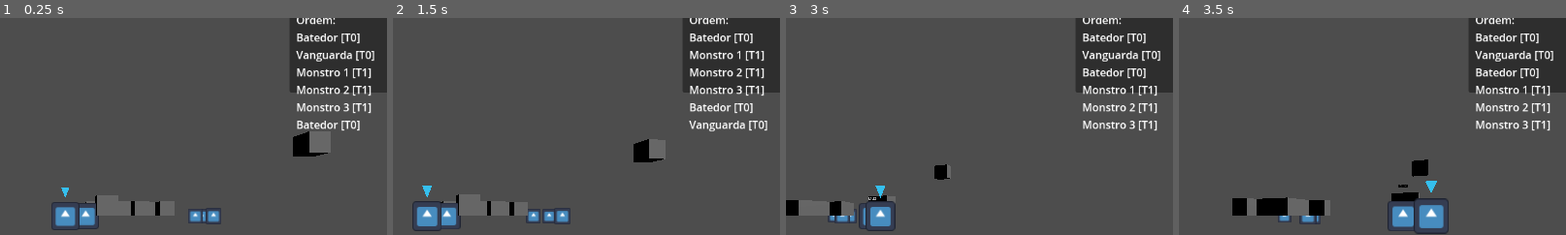
Above: before the commit, frames 1-4 (left to right).
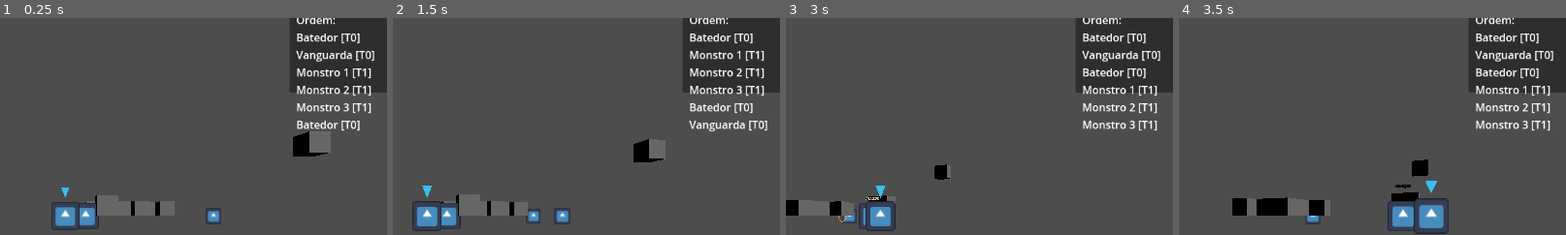
Above: after the commit, the same moments.

Repository: andrecc2507/JOGO
Game: Godot game, scene res://scene/main.tscn
Same seed, same stepped clock (60 frames per second), same inputs: the game is played once before the commit and once after it. The engine's default icon, where the game draws it, is replaced by a stand-in: a white triangle on a blue panel in a dark square.
Inputs (mouse positions are % of the whole screen's width and height, from its top left):
- Up to frame 1 (0.25 s): no input
- Up to frame 2 (1.5 s): click (96, 94) at 0.5 s; tap Enter at 1.25 s; move the mouse to (45, 70) at 1.27 s; hold W from 1.28 s (still down); hold Q from 1.28 s (still down); click (45, 70) at 1.42 s
- Up to frame 3 (3 s): move the mouse to (80, 65) at 2.02 s; release Q at 2.03 s; tap E at 2.1 s; click (80, 65) at 2.17 s; tap Space at 2.75 s; move the mouse to (20, 35) at 2.77 s; release W at 2.78 s; hold A from 2.78 s (still down); tap R at 2.85 s; click (20, 35) at 2.92 s
- Up to frame 4 (3.5 s): keep holding A
The pictures show only the part of the screen within x 42-92%, y 4-54%; the shares and areas given below are measured in that part.

The runs differ from the first frame. In frame 1, 0.3% of the frame differs, in the area x 48-54%, y 87-95%; in frame 2, 0.2%; in frame 3, 0.2%; in frame 4, 0.2%.

Commit message:
Add fog of war, action markers, and camera focus

Diff:
--- a/scripts/camera/camera_rig.gd
+++ b/scripts/camera/camera_rig.gd
@@ -91,6 +91,18 @@
 	_target_pos.x = pos.x
 	_target_pos.z = pos.z
 	_target_pos = _clamp_to_bounds(_target_pos)
+
+func focus_world(pos: Vector3, snap := false) -> void:
+	center_on_world(pos)
+	if snap:
+		_current_pos = _target_pos
+		_apply_transform(true)
+
+func focus_cell(grid, cell: Vector2i, snap := false) -> void:
+	if grid == null:
+		return
+	var wpos = grid.cell_to_world(cell.x, cell.y)
+	focus_world(wpos, snap)
 
 func nudge_to_world(pos: Vector3, strength: float = 1.0) -> void:
 	var t = clamp(strength, 0.0, 1.0)
--- a/scripts/tactical/tactical_controller.gd
+++ b/scripts/tactical/tactical_controller.gd
@@ -3,7 +3,8 @@
 class_name TacticalController
 
 const MissionGeneratorRef := preload("res://scripts/tactical/mission_generator.gd")
-const CombatFXRef := preload("res://scripts/tactical/combat_fx.gd")
+const COMBAT_FX_PATH := "res://scripts/tactical/combat_fx.gd"
+var CombatFXRef = load(COMBAT_FX_PATH)
 
 enum ActionMode { MOVE, SHOOT, ABILITY }
 var action_mode: int = ActionMode.MOVE
@@ -23,6 +24,7 @@
 var grid: GridData
 var player_units: Array[Unit] = []
 var enemy_units: Array[Unit] = []
+var enemy_ghosts_by_id: Dictionary = {}
 var mission := {}
 var mission_state := {"completed": false, "failed": false, "turns": 0}
 var mission_objective_type := "KILL_ALL"
@@ -144,9 +146,20 @@
 var _status_label: Label
 var _missing_cam_logged: bool = false
 
+# Hints
+var _hint_label: Label
+var _hint_timer: Timer
+var _last_hint_msg := ""
+var _last_hint_time := -10.0
+
 # Turn order UI
 var _turn_panel: Control
 var _turn_label: Label
+
+# Action flash markers
+var caster_ring: MeshInstance3D
+var action_target_ring: MeshInstance3D
+var _action_marker_timer: Timer
 
 func _ready() -> void:
 	_ensure_visuals()
@@ -158,6 +171,7 @@
 	_ensure_fx()
 	_ensure_log_ui()
 	_ensure_status_ui()
+	_ensure_hint_ui()
 	_ensure_turn_order_ui()
 	if _cam == null:
 		_cam = get_node_or_null("../CameraRig/Pivot/Camera3D") as Camera3D
@@ -218,6 +232,7 @@
 	_reach_cost = {}
 	_clear_aoe_preview()
 	_hide_los_visuals()
+	_update_enemy_visibility()
 
 	var camrig = get_node_or_null("../CameraRig")
 	if camrig and camrig.has_method("set_bounds"):
@@ -238,6 +253,11 @@
 		if is_instance_valid(m):
 			m.queue_free()
 	obstacle_mesh.clear()
+
+	for ghost in enemy_ghosts_by_id.values():
+		if is_instance_valid(ghost):
+			ghost.queue_free()
+	enemy_ghosts_by_id.clear()
 
 	if extract_marker:
 		extract_marker.visible = false
@@ -368,10 +388,14 @@
 	_refresh_hotbar(u)
 	_clear_target_overlay()
 	_refresh_ui(u, Vector2i(-999, -999), Vector2i(-999, -999), null, null, _evaluate_ability_target(u, Vector2i(-999, -999)))
+	_update_enemy_visibility()
 
 	var camrig = get_node_or_null("../CameraRig")
-	if camrig and camrig.has_method("center_on_world"):
-		camrig.center_on_world(u.global_position)
+	if camrig:
+		if camrig.has_method("focus_world"):
+			camrig.focus_world(u.global_position)
+		elif camrig.has_method("center_on_world"):
+			camrig.center_on_world(u.global_position)
 
 	_update_active_ring(u)
 	_update_turn_order_ui()
@@ -471,6 +495,7 @@
 			target_ring.visible = false
 		if not _enemy_acted_for_turn:
 			_enemy_acted_for_turn = true
+			_update_enemy_visibility()
 			_enemy_take_turn(act)
 			timeline.force_end_turn()
 			_check_mission_status()
@@ -526,7 +551,7 @@
 	else:
 		cover_indicator.visible = false
 
-	var enemy = _unit_at_cell(target_cell, 1)
+	var enemy = _visible_enemy_at_cell(target_cell)
 	var shot_preview = null
 	if enemy != null:
 		var dist = abs(act.cell.x - enemy.cell.x) + abs(act.cell.y - enemy.cell.y)
@@ -584,6 +609,11 @@
 
 	# Left click
 	if event is InputEventMouseButton and event.pressed and event.button_index == MOUSE_BUTTON_LEFT:
+		if _hover_snap.x >= 0:
+			var ghost = _ghost_at_cell(_hover_snap)
+			if ghost != null:
+				_focus_camera_on_cell(_hover_snap, false)
+				return
 		if not _reach_cost.has(_hover_snap):
 			return
 
@@ -596,9 +626,10 @@
 
 		# Shoot mode (optional: you can set action_mode = SHOOT elsewhere)
 		if action_mode == ActionMode.SHOOT:
-			var enemy = _unit_at_cell(_hover_snap, 1)
+			var enemy = _visible_enemy_at_cell(_hover_snap)
 			if enemy == null:
 				return
+			_focus_camera_on_world(enemy.global_position, false)
 			if _manhattan(act.cell, enemy.cell) <= 1:
 				_try_melee_attack(act, enemy, true)
 			else:
@@ -607,8 +638,9 @@
 			return
 
 		# Move default (attack if clicking enemy)
-		var enemy2 = _unit_at_cell(_hover_snap, 1)
+		var enemy2 = _visible_enemy_at_cell(_hover_snap)
 		if enemy2 != null:
+			_focus_camera_on_world(enemy2.global_position, false)
 			if _manhattan(act.cell, enemy2.cell) <= 1:
 				_try_melee_attack(act, enemy2, true)
 			else:
@@ -642,27 +674,41 @@
 
 	# cooldown / PA
 	if act.cd_left(ability_name) > 0:
+		_hint("Em CD")
 		return
 	if act.pa < cost:
-		return
+		_hint("Sem PA")
+		return
+
+	if target_mode != Abilities.TargetMode.SELF:
+		if grid == null or not grid.in_bounds(cell.x, cell.y):
+			_hint("Alvo inválido")
+			return
 
 	# range check (manhattan)
 	if r > 0:
 		if abs(cell.x - act.cell.x) + abs(cell.y - act.cell.y) > r:
+			_hint("Fora de alcance")
 			return
 
 	# resolve target
 	match target_mode:
 		Abilities.TargetMode.CELL:
+			if _ability_has_effect(a, "dash") and not grid.is_walkable(cell.x, cell.y):
+				_hint("Alvo inválido")
+				return
 			_cast_ability_on_cell(act, a, cell)
 		Abilities.TargetMode.UNIT:
 			var tgt: Unit = _unit_at_cell(cell, 0)
 			if tgt == null:
 				tgt = _unit_at_cell(cell, 1)
 			if tgt == null or not _is_valid_ability_target_unit(act, a, tgt):
+				_hint("Alvo inválido")
 				return
+			_focus_camera_on_world(tgt.global_position, false)
 			_cast_ability_on_unit(act, a, tgt)
 		Abilities.TargetMode.SELF:
+			_focus_camera_on_world(act.global_position, false)
 			_cast_ability_on_unit(act, a, act)
 
 	# spend + cd
@@ -685,6 +731,10 @@
 	_pulse_active_marker()
 
 func _apply_ability_effects_on_cell(caster: Unit, a: Dictionary, cell: Vector2i) -> void:
+	_flash_action_markers(caster.cell, cell)
+	if grid != null:
+		var wpos = grid.cell_to_world(cell.x, cell.y)
+		_notify_combat_fx_at_pos(wpos, String(a.get("name", "ABILITY")))
 	var effects = _ability_effects(a)
 	for effect in effects:
 		var etype = String(effect.get("type", ""))
@@ -792,6 +842,8 @@
 func _apply_ability_effects_on_unit(caster: Unit, target: Unit, a: Dictionary) -> void:
 	if target == null or target.dead:
 		return
+	_flash_action_markers(caster.cell, target.cell)
+	_notify_combat_fx_at_pos(target.global_position, String(a.get("name", "ABILITY")), target)
 	var effects = _ability_effects(a)
 	var hit_success = false
 	for effect in effects:
@@ -897,6 +949,7 @@
 	_build_reach_overlay(_reach_cost)
 	if action_mode == ActionMode.ABILITY:
 		_build_target_overlay_for_ability(act, _selected_ability)
+	_update_enemy_visibility()
 	_check_mission_status()
 
 # ---------------- UI ----------------
@@ -1198,6 +1251,28 @@
 		return null
 	return res
 
+func _focus_camera_on_world(pos: Vector3, snap := false) -> void:
+	var camrig = get_node_or_null("../CameraRig")
+	if camrig == null:
+		return
+	if camrig.has_method("focus_world"):
+		camrig.focus_world(pos, snap)
+	elif camrig.has_method("center_on_world"):
+		camrig.center_on_world(pos)
+
+func _focus_camera_on_cell(cell: Vector2i, snap := false) -> void:
+	if grid == null:
+		return
+	var camrig = get_node_or_null("../CameraRig")
+	if camrig == null:
+		return
+	if camrig.has_method("focus_cell"):
+		camrig.focus_cell(grid, cell, snap)
+	elif camrig.has_method("focus_world"):
+		camrig.focus_world(grid.cell_to_world(cell.x, cell.y), snap)
+	elif camrig.has_method("center_on_world"):
+		camrig.center_on_world(grid.cell_to_world(cell.x, cell.y))
+
 
 # ---------------- Units & movement ----------------
 
@@ -1206,6 +1281,21 @@
 	for u in arr:
 		if u.cell == c:
 			return u
+	return null
+
+func _visible_enemy_at_cell(c: Vector2i) -> Unit:
+	var enemy = _unit_at_cell(c, 1)
+	if enemy != null and not enemy.visible_to_player:
+		return null
+	return enemy
+
+func _ghost_at_cell(c: Vector2i) -> Node3D:
+	for ghost in enemy_ghosts_by_id.values():
+		if ghost == null or not is_instance_valid(ghost):
+			continue
+		var cell = ghost.get_meta("cell", Vector2i(-999, -999))
+		if cell == c:
+			return ghost
 	return null
 
 func _get_zoc_cells(u: Unit) -> Array[Vector2i]:
@@ -1327,12 +1417,18 @@
 	if attacker == null or defender == null:
 		return
 	if _manhattan(attacker.cell, defender.cell) > 1:
+		if attacker.team == 0:
+			_hint("Fora de alcance")
 		return
 	if spend_cost and not attacker.spend_pa(MELEE_COST):
+		if attacker.team == 0:
+			_hint("Sem PA")
 		return
 
 	_update_unit_facing(attacker, attacker.cell, defender.cell)
 	var raw_dmg = _get_base_attack_damage(attacker, true)
+	_flash_action_markers(attacker.cell, defender.cell)
+	_notify_combat_fx_at_pos(defender.global_position, "MELEE", defender)
 	_resolve_attack(attacker, defender, raw_dmg, Damage.DmgType.PIERCING, {
 		"tags": ["MELEE"],
 		"melee": true,
@@ -1342,10 +1438,23 @@
 
 func _try_attack(attacker: Unit, defender: Unit, spend_cost: bool) -> void:
 	if spend_cost and not attacker.spend_pa(SHOOT_COST):
+		if attacker.team == 0:
+			_hint("Sem PA")
+		return
+	var preview = _compute_shot_preview(attacker, defender, {"tags": ["RANGED"]})
+	if not preview.has_los:
+		if attacker.team == 0:
+			_hint("Sem LOS")
+		return
+	if preview.dist > preview.max_range:
+		if attacker.team == 0:
+			_hint("Fora de alcance")
 		return
 
 	_update_unit_facing(attacker, attacker.cell, defender.cell)
 	var raw_dmg = _get_base_attack_damage(attacker, false)
+	_flash_action_markers(attacker.cell, defender.cell)
+	_notify_combat_fx_at_pos(defender.global_position, "ATAQUE", defender)
 	_resolve_attack(attacker, defender, raw_dmg, Damage.DmgType.PIERCING, {"tags": ["RANGED"]})
 	_pulse_active_marker()
 
@@ -1707,6 +1816,75 @@
 			return c
 	return null
 
+func _update_enemy_visibility() -> void:
+	if grid == null:
+		return
+	var now = float(Time.get_ticks_msec()) / 1000.0
+	for enemy in enemy_units:
+		if enemy == null or enemy.dead:
+			continue
+		var visible = _is_enemy_visible_from_players(enemy)
+		if visible:
+			enemy.visible_to_player = true
+			enemy.set_visible_state(true)
+			enemy.mark_seen(enemy.cell, now)
+			_hide_enemy_ghost(enemy)
+		else:
+			enemy.visible_to_player = false
+			enemy.set_visible_state(false)
+			if enemy.last_seen_cell.x >= 0:
+				var ghost = _ensure_enemy_ghost(enemy)
+				_position_enemy_ghost(ghost, enemy.last_seen_cell)
+			else:
+				_hide_enemy_ghost(enemy)
+
+func _is_enemy_visible_from_players(enemy: Unit) -> bool:
+	for u in player_units:
+		if u == null or u.dead:
+			continue
+		if _has_los_between(u.cell, enemy.cell):
+			return true
+	return false
+
+func _has_los_between(a: Vector2i, b: Vector2i) -> bool:
+	var pts = LOS.line(a, b)
+	var blocker = _first_blocker_cell(pts)
+	return blocker == null
+
+func _ensure_enemy_ghost(enemy: Unit) -> MeshInstance3D:
+	var key = enemy.get_instance_id()
+	var ghost = enemy_ghosts_by_id.get(key, null)
+	if ghost == null or not is_instance_valid(ghost):
+		ghost = MeshInstance3D.new()
+		ghost.name = "EnemyGhost_%d" % key
+		ghost.mesh = _make_ghost_mesh()
+		ghost.material_override = _make_ghost_material()
+		ghost.visible = false
+		ghost.rotation = Vector3(-PI / 2.0, 0, 0)
+		ghost.cast_shadow = GeometryInstance3D.SHADOW_CASTING_SETTING_OFF
+		if units_root != null:
+			units_root.add_child(ghost)
+		else:
+			add_child(ghost)
+		enemy_ghosts_by_id[key] = ghost
+	return ghost
+
+func _position_enemy_ghost(ghost: MeshInstance3D, cell: Vector2i) -> void:
+	if ghost == null or grid == null:
+		return
+	var wpos = grid.cell_to_world(cell.x, cell.y)
+	ghost.global_position = wpos + Vector3(0, 0.02, 0)
+	ghost.set_meta("cell", cell)
+	ghost.visible = true
+
+func _hide_enemy_ghost(enemy: Unit) -> void:
+	if enemy == null:
+		return
+	var key = enemy.get_instance_id()
+	var ghost = enemy_ghosts_by_id.get(key, null)
+	if ghost != null and is_instance_valid(ghost):
+		ghost.visible = false
+
 func _update_los_visuals_for_shot(attacker: Unit, defender: Unit) -> void:
 	var pts = LOS.line(attacker.cell, defender.cell)
 	var blocker = _first_blocker_cell(pts)
@@ -1813,7 +1991,7 @@
 	path_mat_risky.albedo_color = Color(1.0, 0.3, 0.2, 0.85)
 
 func _ensure_action_markers() -> void:
-	if active_ring != null and target_ring != null and active_arrow != null:
+	if active_ring != null and target_ring != null and active_arrow != null and caster_ring != null and action_target_ring != null and _action_marker_timer != null:
 		return
 	active_ring = MeshInstance3D.new()
 	active_ring.name = "ActiveRing"
@@ -1841,6 +2019,32 @@
 	target_ring.visible = false
 	target_ring.rotation = Vector3(-PI/2, 0, 0)
 
+	if caster_ring == null:
+		caster_ring = MeshInstance3D.new()
+		caster_ring.name = "CasterRing"
+		add_child(caster_ring)
+		caster_ring.mesh = _make_ring_mesh()
+		caster_ring.material_override = _make_ring_material(Color(0.2, 0.9, 0.4, 0.65))
+		caster_ring.visible = false
+		caster_ring.rotation = Vector3(-PI/2, 0, 0)
+
+	if action_target_ring == null:
+		action_target_ring = MeshInstance3D.new()
+		action_target_ring.name = "ActionTargetRing"
+		add_child(action_target_ring)
+		action_target_ring.mesh = _make_ring_mesh()
+		action_target_ring.material_override = _make_ring_material(Color(1.0, 0.4, 0.25, 0.65))
+		action_target_ring.visible = false
+		action_target_ring.rotation = Vector3(-PI/2, 0, 0)
+
+	if _action_marker_timer == null:
+		_action_marker_timer = Timer.new()
+		_action_marker_timer.name = "ActionMarkerTimer"
+		_action_marker_timer.one_shot = true
+		_action_marker_timer.wait_time = 0.6
+		add_child(_action_marker_timer)
+		_action_marker_timer.timeout.connect(_hide_action_markers)
+
 func _make_ring_mesh() -> Mesh:
 	var torus := TorusMesh.new()
 	torus.outer_radius = 0.42
@@ -1868,6 +2072,18 @@
 		torus.sides = 12
 
 	return torus
+
+func _make_ghost_mesh() -> Mesh:
+	var quad := QuadMesh.new()
+	quad.size = Vector2(0.7, 0.7)
+	return quad
+
+func _make_ghost_material() -> StandardMaterial3D:
+	var mat := StandardMaterial3D.new()
+	mat.shading_mode = BaseMaterial3D.SHADING_MODE_UNSHADED
+	mat.transparency = BaseMaterial3D.TRANSPARENCY_ALPHA
+	mat.albedo_color = Color(0.45, 0.6, 0.9, 0.45)
+	return mat
 
 
 func _make_arrow_mesh() -> Mesh:
@@ -1890,9 +2106,25 @@
 func _ensure_fx() -> void:
 	if fx != null:
 		return
+	if CombatFXRef == null:
+		_log("CombatFX indisponível (%s). FX desativado." % COMBAT_FX_PATH)
+		return
 	fx = CombatFXRef.new()
-	fx.name = "CombatFX"
-	add_child(fx)
+	if fx != null:
+		fx.name = "CombatFX"
+		add_child(fx)
+
+func _notify_combat_fx_at_pos(pos: Vector3, label: String, target: Unit = null) -> void:
+	if fx == null:
+		if label != "":
+			_log(label)
+		return
+	if fx.has_method("spawn_text"):
+		fx.call("spawn_text", label, pos)
+	elif fx.has_method("spawn_floating_text"):
+		fx.spawn_floating_text(label, pos, Color(1.0, 0.9, 0.6, 1.0))
+	if target != null and fx.has_method("flash_target"):
+		fx.call("flash_target", target)
 
 func _ensure_log_ui() -> void:
 	var ui = get_node_or_null("../UI")
@@ -1961,6 +2193,58 @@
 		ui.add_child(_status_label)
 	_update_status_ui(null)
 
+func _ensure_hint_ui() -> void:
+	var ui = get_node_or_null("../UI")
+	if ui == null:
+		return
+	_hint_label = ui.get_node_or_null("HintLabel") as Label
+	if _hint_label == null:
+		_hint_label = Label.new()
+		_hint_label.name = "HintLabel"
+		_hint_label.anchor_left = 0.5
+		_hint_label.anchor_right = 0.5
+		_hint_label.anchor_top = 1.0
+		_hint_label.anchor_bottom = 1.0
+		_hint_label.offset_left = -220
+		_hint_label.offset_right = 220
+		_hint_label.offset_top = -140
+		_hint_label.offset_bottom = -100
+		_hint_label.horizontal_alignment = HORIZONTAL_ALIGNMENT_CENTER
+		_hint_label.vertical_alignment = VERTICAL_ALIGNMENT_CENTER
+		_hint_label.autowrap_mode = TextServer.AUTOWRAP_WORD_SMART
+		ui.add_child(_hint_label)
+	_hint_label.visible = false
+
+	_hint_timer = ui.get_node_or_null("HintTimer") as Timer
+	if _hint_timer == null:
+		_hint_timer = Timer.new()
+		_hint_timer.name = "HintTimer"
+		_hint_timer.one_shot = true
+		ui.add_child(_hint_timer)
+	if not _hint_timer.timeout.is_connected(_on_hint_timeout):
+		_hint_timer.timeout.connect(_on_hint_timeout)
+
+func _on_hint_timeout() -> void:
+	if _hint_label != null:
+		_hint_label.visible = false
+
+func _hint(msg: String, duration := 1.2) -> void:
+	if msg == "":
+		return
+	if _hint_label == null:
+		return
+	var now = float(Time.get_ticks_msec()) / 1000.0
+	if msg == _last_hint_msg and (now - _last_hint_time) < 0.4:
+		return
+	_last_hint_msg = msg
+	_last_hint_time = now
+	_hint_label.text = msg
+	_hint_label.visible = true
+	if _hint_timer != null:
+		_hint_timer.stop()
+		_hint_timer.wait_time = duration
+		_hint_timer.start()
+
 func _update_status_ui(u: Unit) -> void:
 	if _status_label == null:
 		return
@@ -2027,6 +2311,8 @@
 
 func _is_valid_ability_target_unit(act: Unit, ability: Dictionary, target: Unit) -> bool:
 	if act == null or target == null:
+		return false
+	if act.team == 0 and target.team == 1 and not target.visible_to_player:
 		return false
 	var wants_allies = _ability_targets_allies(ability)
 	if wants_allies:
@@ -2076,6 +2362,8 @@
 		var tgt = _unit_at_cell(cell, 0)
 		if tgt == null:
 			tgt = _unit_at_cell(cell, 1)
+			if tgt != null and act.team == 0 and not tgt.visible_to_player:
+				tgt = null
 		if tgt == null or not _is_valid_ability_target_unit(act, _selected_ability, tgt):
 			result.reason = "SEM ALVO"
 			return result
@@ -2173,7 +2461,7 @@
 		target_ring.visible = true
 		return
 
-	var enemy = _unit_at_cell(target_cell, 1)
+	var enemy = _visible_enemy_at_cell(target_cell)
 	var ally = _unit_at_cell(target_cell, 0)
 	var target_unit = enemy if enemy != null else ally
 	if target_unit == null:
@@ -2202,6 +2490,28 @@
 		if is_instance_valid(ring):
 			ring.queue_free()
 	)
+
+func _flash_action_markers(caster_cell: Vector2i, target_cell: Vector2i) -> void:
+	if caster_ring == null or action_target_ring == null or grid == null:
+		return
+	if caster_cell.x < 0 or caster_cell.y < 0 or target_cell.x < 0 or target_cell.y < 0:
+		return
+	var caster_pos = grid.cell_to_world(caster_cell.x, caster_cell.y)
+	var target_pos = grid.cell_to_world(target_cell.x, target_cell.y)
+	caster_ring.global_position = caster_pos + Vector3(0, 0.02, 0)
+	action_target_ring.global_position = target_pos + Vector3(0, 0.02, 0)
+	caster_ring.visible = true
+	action_target_ring.visible = true
+	if _action_marker_timer:
+		_action_marker_timer.stop()
+		_action_marker_timer.wait_time = 0.6
+		_action_marker_timer.start()
+
+func _hide_action_markers() -> void:
+	if caster_ring != null:
+		caster_ring.visible = false
+	if action_target_ring != null:
+		action_target_ring.visible = false
 
 func _pulse_active_marker() -> void:
 	if active_ring == null or active_arrow == null:
@@ -2250,7 +2560,7 @@
 
 	var unit_target = _unit_at_cell(cell, 0)
 	if unit_target == null:
-		unit_target = _unit_at_cell(cell, 1)
+		unit_target = _visible_enemy_at_cell(cell)
 
 	target_ring.visible = true
 	if unit_target != null:
@@ -2699,6 +3009,10 @@
 		player_units.erase(u)
 	if enemy_units.has(u):
 		enemy_units.erase(u)
+		var ghost = enemy_ghosts_by_id.get(u.get_instance_id(), null)
+		if ghost != null and is_instance_valid(ghost):
+			ghost.queue_free()
+		enemy_ghosts_by_id.erase(u.get_instance_id())
 
 	if timeline != null and timeline.has_method("unregister_unit"):
 		timeline.unregister_unit(u)
--- a/scripts/tactical/unit.gd
+++ b/scripts/tactical/unit.gd
@@ -29,6 +29,9 @@
 var hp: int = 20
 
 var cell: Vector2i = Vector2i.ZERO
+var visible_to_player: bool = true
+var last_seen_cell: Vector2i = Vector2i(-999, -999)
+var last_seen_time: float = -1.0
 
 var overwatch: bool = false
 var overwatch_used: bool = false
@@ -88,6 +91,18 @@
 	pa = pa_max
 	hp = max_hp
 	dead = false
+
+func set_visible_state(is_visible: bool) -> void:
+	var tint := Color(1, 1, 1, 1.0) if is_visible else Color(1, 1, 1, 0.2)
+	for child in get_children():
+		if child is VisualInstance3D:
+			child.visible = is_visible
+		if child is Sprite3D:
+			child.modulate = tint
+
+func mark_seen(seen_cell: Vector2i, t: float) -> void:
+	last_seen_cell = seen_cell
+	last_seen_time = t
 
 
 func _recalc_derived() -> void:
